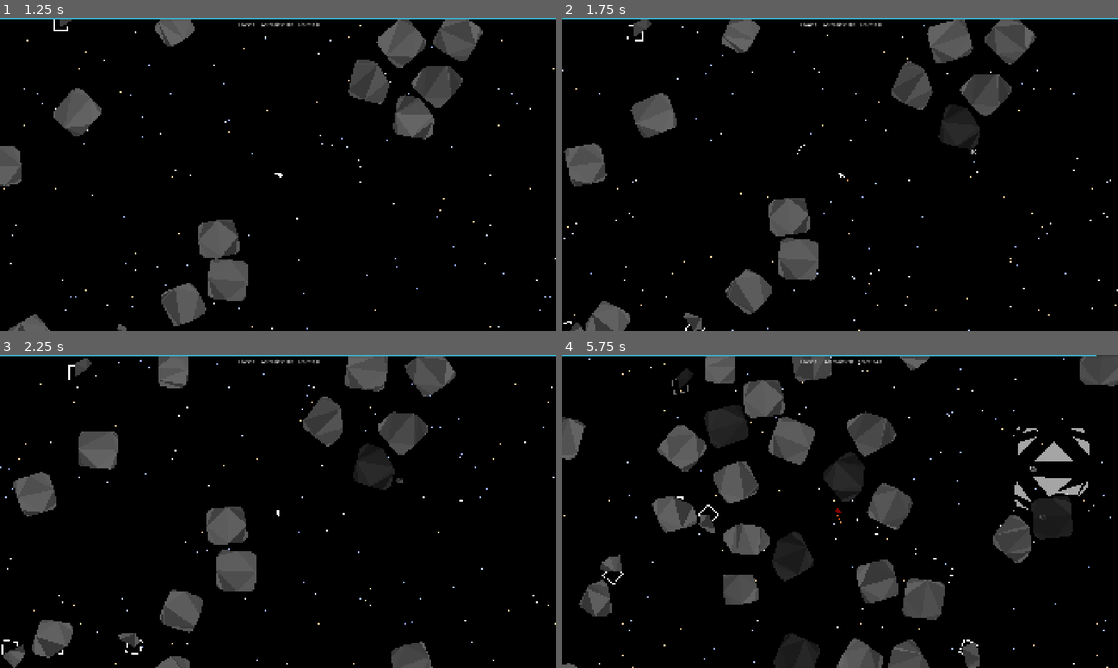
Above: before the commit, frames 1-4 (two rows, left to right).
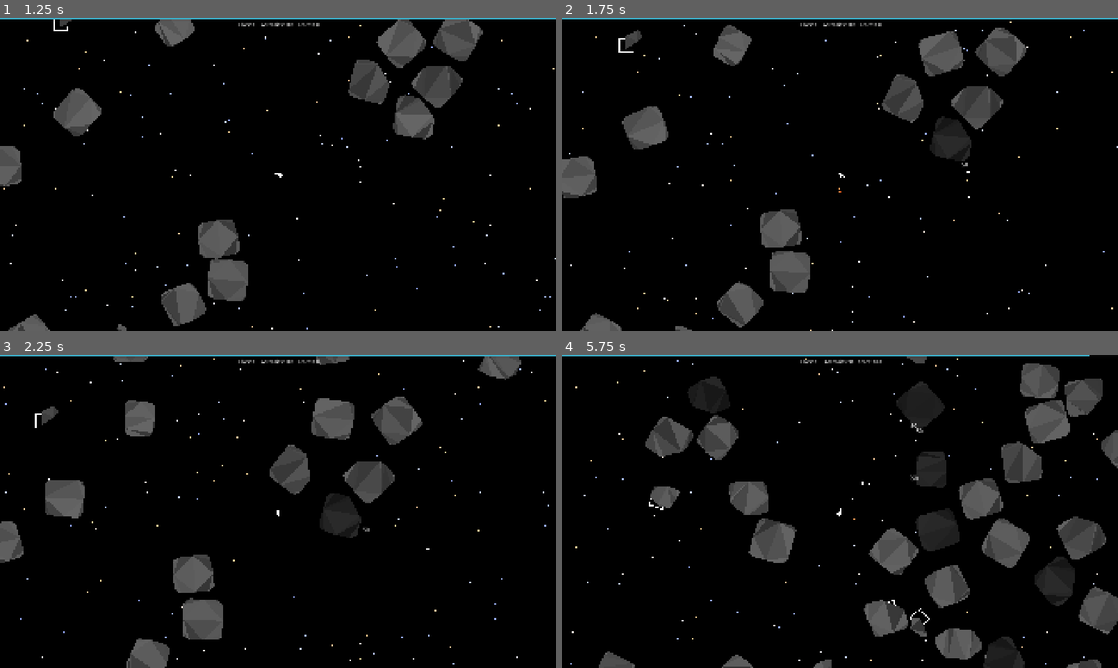
Above: after the commit, the same moments.

Repository: ProudFridge/Asteroids
Game: Godot game, scene res://scenes/game/game.tscn
Two runs of this game, one before a commit and one after it. Both use one fixed random seed, a clock stepped at 60 frames per second and the inputs below. Sound files missing from this copy of the repository are replaced by a short silence.
Inputs (mouse positions are in pixels of both pictures, inside the frame that each line leads up to):
- Up to frame 1 (1.25 s): tap Space (space) at 0.5, 0.8 s; move the mouse to (400, 158) at 0.52 s; hold D (turn_right) from 0.53 s (still down); hold Shift (shift) from 0.53 s (still down); click (400, 158) at 0.67 s
- Up to frame 2 (1.75 s): move the mouse to (728, 190) at 1.27 s; release D (turn_right) at 1.28 s; release Shift (shift) at 1.28 s; hold S (backwards) from 1.28 s (still down); tap Space (space) at 1.35 s; tap E (e, bound only after the commit) at 1.55 s
- Up to frame 3 (2.25 s): move the mouse to (333, 442) at 2.02 s; release S (backwards) at 2.03 s; hold D (turn_right) from 2.03 s (still down); hold E (e, bound only after the commit) from 2.03 s (still down)
- Up to frame 4 (5.75 s): tap Q (q, bound only after the commit) at 2.3, 2.85, 5.3 s; move the mouse to (812, 574) at 2.77 s; release D (turn_right) at 2.78 s; release E (e, bound only after the commit) at 2.78 s; hold W (forwards) 2.78-3.53 s; click (812, 574) at 2.92 s; tap Shift (shift) at 3.05, 4.35 s; move the mouse to (1006, 558) at 3.52 s; hold Right mouse button (right_click) 3.53-4.28 s; hold A (turn_left) 3.53-5.03 s; tap Space (space) at 3.8 s; move the mouse to (673, 464) at 4.27 s; tap E (e, bound only after the commit) at 4.55 s; move the mouse to (867, 511) at 5.02 s; hold S (backwards) from 5.03 s (still down); hold Space (space) from 5.03 s (still down); click (867, 511) at 5.17 s

Frame 1 is identical in both runs. In frame 2, 9.4% of the frame differs, in the area x 0-100%, y 0-100%; in frame 3, 16%; in frame 4, 31%.

Commit message:
Add side thrusters that can apply an impulse with a cooldown

Diff:
--- a/project.godot
+++ b/project.godot
@@ -86,6 +86,16 @@
 "events": [Object(InputEventMouseButton,"resource_local_to_scene":false,"resource_name":"","device":-1,"window_id":0,"a …(257 unchanged characters)…
 ]
 }
+e={
+"deadzone": 0.2,
+"events": [Object(InputEventKey,"resource_local_to_scene":false,"resource_name":"","device":-1,"window_id":0,"alt_pressed":false,"shift_pressed":false,"ctrl_pressed":false,"meta_pressed":false,"pressed":false,"keycode":0,"physical_keycode":69,"key_label":0,"unicode":101,"location":0,"echo":false,"script":null)
+]
+}
+q={
+"deadzone": 0.2,
+"events": [Object(InputEventKey,"resource_local_to_scene":false,"resource_name":"","device":-1,"window_id":0,"alt_pressed":false,"shift_pressed":false,"ctrl_pressed":false,"meta_pressed":false,"pressed":false,"keycode":0,"physical_keycode":81,"key_label":0,"unicode":113,"location":0,"echo":false,"script":null)
+]
+}
 
 [layer_names]
 
--- a/scenes/asteroid/asteroid.gd
+++ b/scenes/asteroid/asteroid.gd
@@ -21,7 +21,10 @@
 	center = get_center()
 	collision_polygon.polygon = polygon
 	polygon_2d.polygon = polygon
-	mass = compute_area(polygon) * density
+
+	var area: float = compute_area(polygon)
+	mass = area * density
+	health = area / 100
 
 	var triangles: Array[Polygon2D] = shatter(false)
 
--- a/scenes/player/player.gd
+++ b/scenes/player/player.gd
@@ -18,15 +18,22 @@
 var maxBoostSpeed: float = 800
 var isBoostActivated: bool = false
 
+var impulseMagnitude: float = 400
+var sideThrusterCooldown: float = 1
+
 var polygon: PackedVector2Array
 var viewportSize: Vector2
 
 @onready var damage_timer: Timer = $DamageTimer
 @onready var thruster_particles: CPUParticles2D = $ThrusterParticles
+@onready var right_thruster_particles: CPUParticles2D = $RightThrusterParticles
+@onready var left_thruster_particles: CPUParticles2D = $LeftThrusterParticles
 @onready var collision_polygon_2d: CollisionPolygon2D = $CollisionPolygon2D
 @onready var polygon_2d: Polygon2D = $Polygon2D
 @onready var thruster: Polygon2D = $Thruster
 @export var playerSize: Vector2 = Vector2(15, 30)
+@onready var right_timer: Timer = $RightThrusterParticles/RightTimer
+@onready var left_timer: Timer = $LeftThrusterParticles/LeftTimer
 
 signal died()
 signal health_lost(currentHealth: float)
@@ -35,6 +42,10 @@
 	# Temp
 	thruster_particles.position.y = 0
 	thruster_particles.position.x = -playerSize.y / 2 - thruster_particles.emission_rect_extents.y / 2 - 6
+
+	right_timer.wait_time = sideThrusterCooldown
+	left_timer.wait_time = sideThrusterCooldown
+
 	position = Global.windowSize / 2
 	viewportSize = get_viewport_rect().size
 	polygon = create_centered_triangle(playerSize.x, playerSize.y)
@@ -131,6 +142,16 @@
 	if event.is_action_released("turn_left") || event.is_action_released("turn_right"):
 		angular_velocity = 0
 
+	if event.is_action_pressed("e") && right_timer.is_stopped():
+		apply_central_impulse(Vector2.from_angle(rotation + PI / 2) * impulseMagnitude)
+		right_thruster_particles.emitting = true
+		right_timer.start()
+
+	if event.is_action_pressed("q") && left_timer.is_stopped():
+		apply_central_impulse(Vector2.from_angle(rotation - PI / 2) * impulseMagnitude)
+		left_thruster_particles.emitting = true
+		left_timer.start()
+
 
 ## Creates a PackedVector2Array that contains the points for a triangle with its pivot at the center
 func create_centered_triangle(width: float, height: float) -> PackedVector2Array:
--- a/scenes/player/player.tscn
+++ b/scenes/player/player.tscn
@@ -10,6 +10,7 @@
 point_count = 2
 
 [sub_resource type="Gradient" id="Gradient_lvxji"]
+offsets = PackedFloat32Array(0.009661836, 1)
 colors = PackedColorArray(1, 0.71500003, 0.43, 1, 1, 0.33349997, 0.06999999, 1)
 
 [node name="Player" type="RigidBody2D" unique_id=752532407]
@@ -48,6 +49,50 @@
 scale_amount_curve = SubResource("Curve_8afob")
 color_initial_ramp = SubResource("Gradient_lvxji")
 
+[node name="RightThrusterParticles" type="CPUParticles2D" parent="." unique_id=2078194289]
+rotation = -1.5707964
+emitting = false
+amount = 100
+lifetime = 0.09999999999999999
+one_shot = true
+emission_shape = 3
+emission_rect_extents = Vector2(3, 3)
+direction = Vector2(-1, 0)
+spread = 25.0
+gravity = Vector2(0, 0)
+initial_velocity_min = 120.0
+initial_velocity_max = 150.0
+linear_accel_min = -72.66
+linear_accel_max = -59.38
+scale_amount_max = 3.0
+scale_amount_curve = SubResource("Curve_8afob")
+color_initial_ramp = SubResource("Gradient_lvxji")
+
+[node name="RightTimer" type="Timer" parent="RightThrusterParticles" unique_id=423406955]
+one_shot = true
+
+[node name="LeftThrusterParticles" type="CPUParticles2D" parent="." unique_id=230660403]
+rotation = 1.5707964
+emitting = false
+amount = 100
+lifetime = 0.09999999999999999
+one_shot = true
+emission_shape = 3
+emission_rect_extents = Vector2(3, 3)
+direction = Vector2(-1, 0)
+spread = 25.0
+gravity = Vector2(0, 0)
+initial_velocity_min = 120.0
+initial_velocity_max = 150.0
+linear_accel_min = -72.66
+linear_accel_max = -59.38
+scale_amount_max = 3.0
+scale_amount_curve = SubResource("Curve_8afob")
+color_initial_ramp = SubResource("Gradient_lvxji")
+
+[node name="LeftTimer" type="Timer" parent="LeftThrusterParticles" unique_id=679359362]
+one_shot = true
+
 [node name="DamageTimer" type="Timer" parent="." unique_id=1806139019]
 wait_time = 2.0
 one_shot = true
--- a/singletons/audio_singleton/audio_singleton.gd
+++ b/singletons/audio_singleton/audio_singleton.gd
@@ -4,7 +4,8 @@
 
 func playSound(path: String, position: Vector2) -> void:
 	var audioStreamPlayer: AudioStreamPlayer2D = AudioStreamPlayer2D.new()
-	audioStreamPlayer.stream = AudioStreamWAV.load_from_file(path, {"force/max_rate": true, "force/max_rate_hz": 11025})
+	#audioStreamPlayer.stream = AudioStreamWAV.load_from_file(path, {"force/max_rate": true, "force/max_rate_hz": 11025})
+	audioStreamPlayer.stream = AudioStreamWAV.load_from_file(path)
 	audioStreamPlayer.position = position
 	add_child(audioStreamPlayer)
 
